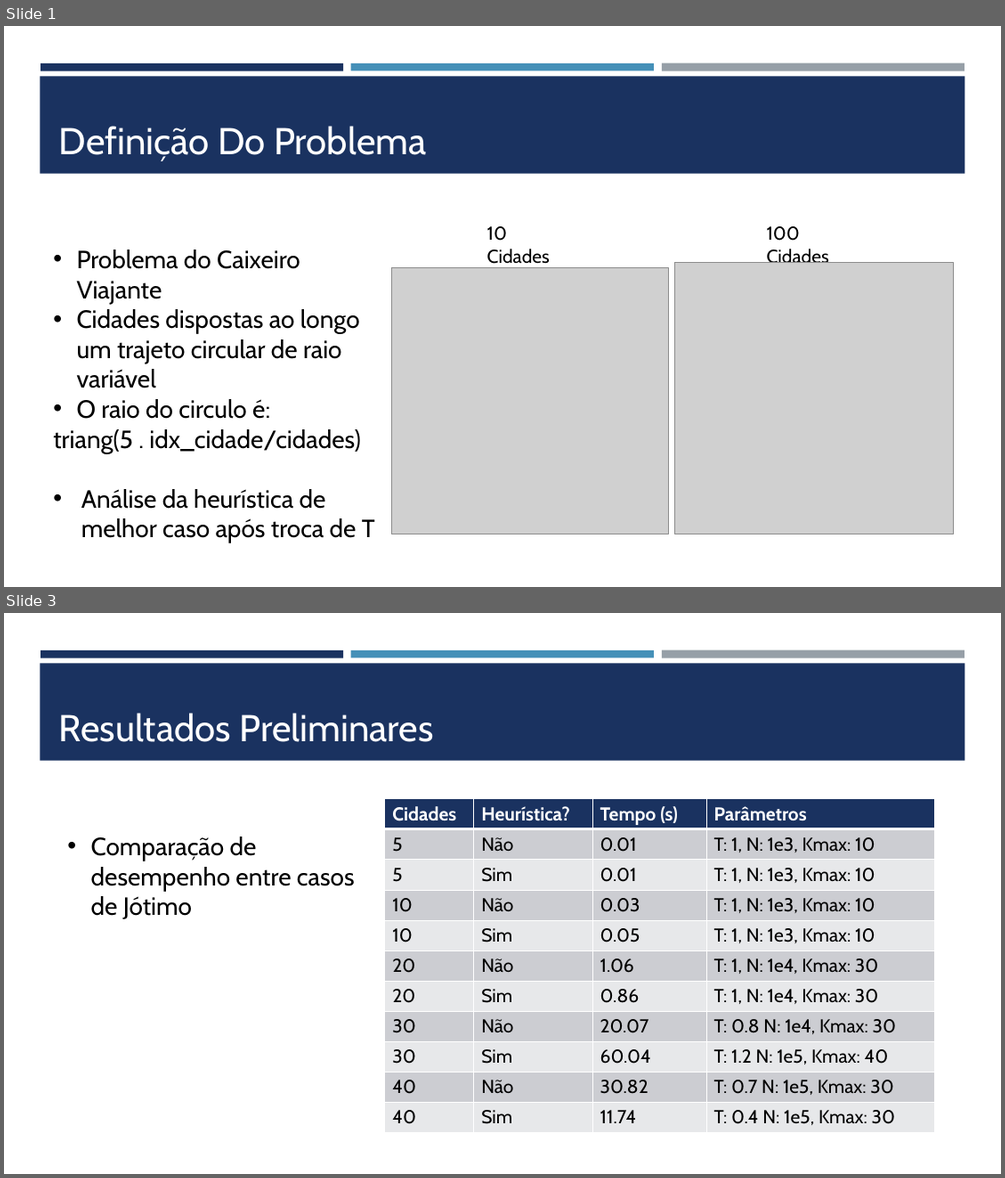
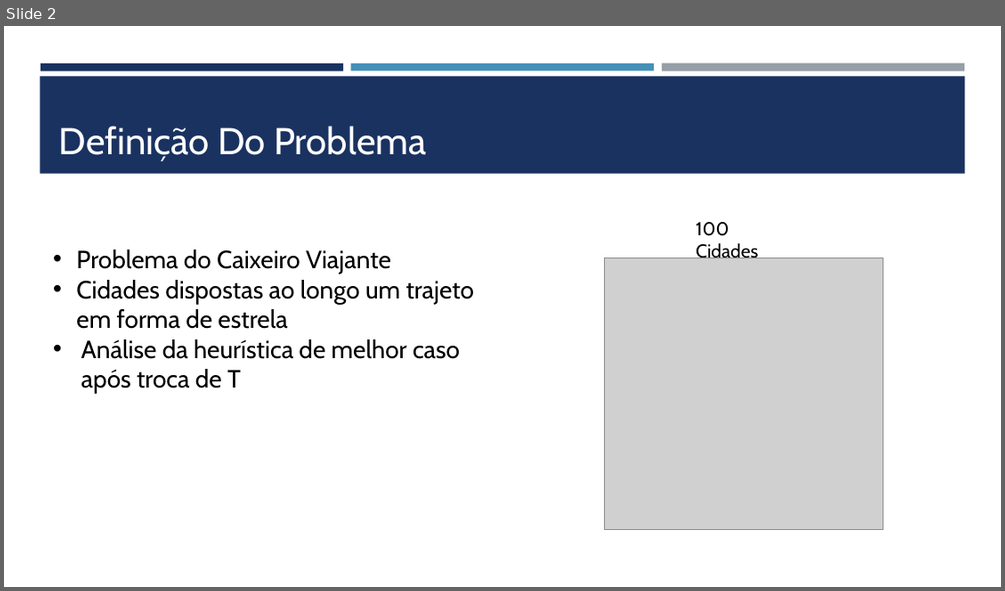
Before and after one commit to VRavaglia/Otimizacao-Natural, a slide deck: Trabalhos/Definição Do Problema.pptx. Shown one above the other, each under a label of ours: slides 1 and 3 before the commit, slide 2 after it; the slides between them are not shown. The pictures are 1005x1178 and 1005x591 pixels, drawn with LibreOffice and Linux fonts; fonts in the diff are those of the drawing; grey boxes stand for pictures. Boxes give left, top, right and bottom in pixels: in the first picture for what was removed or moved away, otherwise in the second. Text is boxed around its words. In the diff, an @@ line names an element or a change of style, - is before the commit and + after.

Commit message:
Entrega

```diff
--- a/Trabalhos/Definição Do Problema.pptx
+++ b/Trabalhos/Definição Do Problema.pptx
@@ slide 3 removed at [4,613,1001,1174], background #FFFFFF; not listed: 4 template elements that a slide beside it also shows @@
@@ title removed at [59,713,433,742] @@
-Resultados Preliminares
@@ table removed at [385,799,934,1133], 11 rows, 4 columns @@
-Cidades | Heurística? | Tempo (s) | Parâmetros
-5 | Não | 0.01 | T: 1, N: 1e3, Kmax: 10
-5 | Sim | 0.01 | T: 1, N: 1e3, Kmax: 10
-10 | Não | 0.03 | T: 1, N: 1e3, Kmax: 10
-10 | Sim | 0.05 | T: 1, N: 1e3, Kmax: 10
-20 | Não | 1.06 | T: 1, N: 1e4, Kmax: 30
-20 | Sim | 0.86 | T: 1, N: 1e4, Kmax: 30
-30 | Não | 20.07 | T: 0.8 N: 1e4, Kmax: 30
-30 | Sim | 60.04 | T: 1.2 N: 1e5, Kmax: 40
-40 | Não | 30.82 | T: 0.7 N: 1e5, Kmax: 30
-40 | Sim | 11.74 | T: 0.4 N: 1e5, Kmax: 30
@@ text removed at [91,836,355,919] @@
-• Comparação de desempenho entre casos de Jótimo
@@ what was slide 1 is now slide 2 @@
@@ slide 2 changed as well @@
@@ text removed at [487,226,550,268] @@
-10 Cidades
@@ text "100 Cidades": place and size @@
-text "100 Cidades" at [767,226,829,263]
+text "100 Cidades" at [696,222,758,258]
@@ picture: place and size @@
-picture at [675,263,954,534]
+picture at [604,257,882,529]
@@ text at [76,280,475,329]: text changed @@
-• Cidades dispostas ao longo um trajeto circular de raio variável
-• O raio do circulo é:
-triang(5 . idx_cidade/cidades)
+• Cidades dispostas ao longo um trajeto em forma de estrela
@@ picture removed at [391,267,668,534] @@
```
Also in this commit, not shown: 1 other slide changed, 4 slides added, 25 other files.
